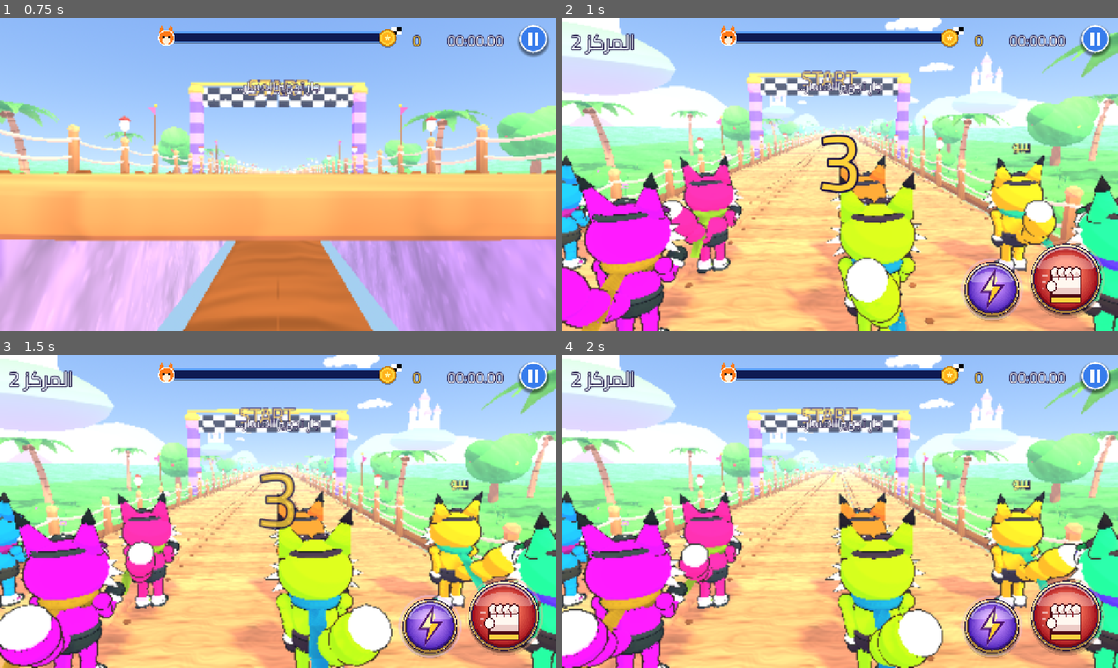
Above: before the commit, frames 1-4 (two rows, left to right).
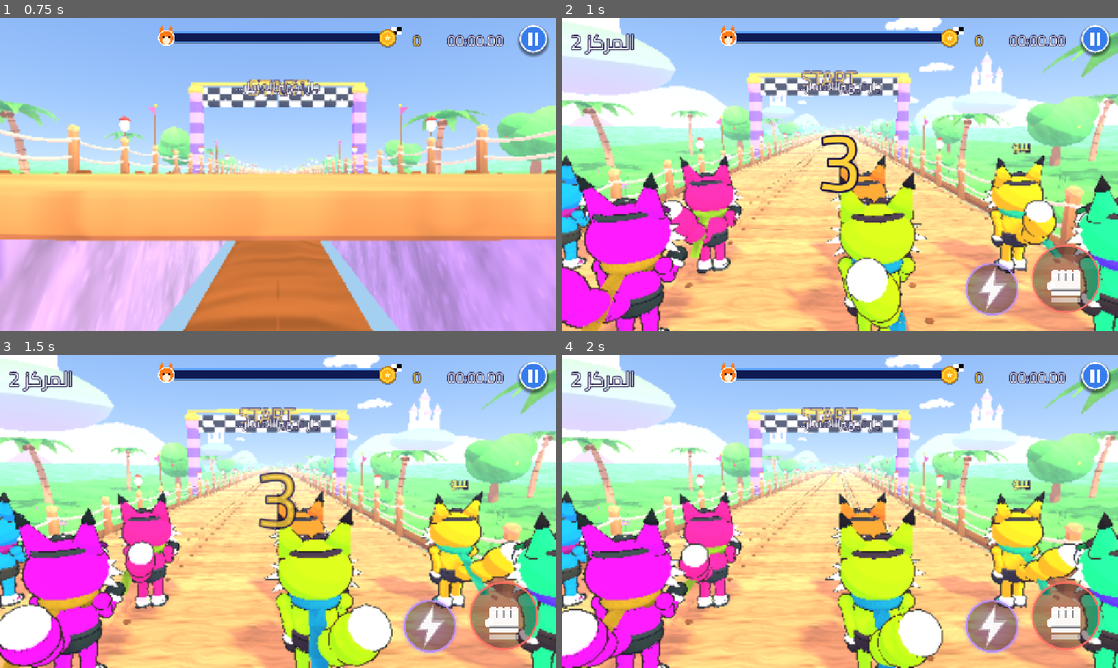
Above: after the commit, the same moments.

Repository: derbalali76-web/Crazy-Rush
Game: Godot game, scene res://scenes/Main.tscn
Same seed, same stepped clock (60 frames per second), same inputs: the game is played once before the commit and once after it.
Inputs (mouse positions are in pixels of both pictures, inside the frame that each line leads up to):
- Up to frame 1 (0.75 s): click "العب الآن" at 0.5 s
- Up to frame 2 (1 s): no input
- Up to frame 3 (1.5 s): tap Enter at 1.25 s; move the mouse to (400, 495) at 1.27 s; hold D from 1.28 s (still down); tap Ctrl at 1.35 s; click (400, 495) at 1.42 s
- Up to frame 4 (2 s): keep holding D; tap Space at 1.52, 1.82 s

Frame 1 is identical in both runs. In frame 2, 4.0% of the frame differs, in the area x 71-98%, y 70-97%; in frame 3, 4.1%; in frame 4, 4.0%.

Commit message:
HUD: glass-style translucent punch/special buttons (thin ring, progress ring, clean icons)
Co-Authored-By: Claude Sonnet 5.5 <noreply@anthropic.com>
Claude-Session: https://claude.ai/code/session_01Y2CKT8JwhCGjqsWwc8Z4Zh

Diff:
--- a/scripts/ui/TouchControls.gd
+++ b/scripts/ui/TouchControls.gd
@@ -172,21 +172,20 @@
 
 
 func _draw_button(name: String, d: Dictionary) -> void:
+	## نمط «زجاج شفاف»: خلفية داكنة نصف شفافة، حلقة رفيعة بلون التمييز، أيقونة بيضاء نظيفة، والانتظار حلقة تقدّم لا طبقة معتمة.
 	var c: Vector2 = d.c
 	var r: float = d.r
 	var down := int(_pressed.get(name, 0)) > 0
 	if down:
-		r *= 0.93
-	var top := Color("4aa3ff")
-	var bot := Color("1f4fd0")
-	var glow := Color("7ab8ff")
+		r *= 0.94
+	var accent := Color("5ab0ff")
 	match name:
 		"slide":
-			top = Color("5a6aa8"); bot = Color("2a3470")
+			accent = Color("8a9ad8")
 		"punch":
-			top = Color("ff7a5c"); bot = Color("a3101c"); glow = Color("ffb08a")
+			accent = Color("ff6b5e")
 		"special":
-			top = Color("c58bff"); bot = Color("4a1fb8"); glow = Color("e2c4ff")
+			accent = Color("b98cff")
 	var cd := 0.0
 	var usable := true
 	if name == "punch":
@@ -194,51 +193,38 @@
 	elif name == "special":
 		cd = special_cd
 		usable = special_enabled
-	var alpha := 1.0 if usable else 0.45
+	var alpha := 1.0 if usable else 0.5
 	var ready := usable and cd <= 0.0
 	var tm := float(Time.get_ticks_msec()) / 1000.0
-	# ظل سفلي ناعم
-	draw_circle(c + Vector2(0, 9), r + 5.0, Color(0, 0, 0, 0.16))
-	draw_circle(c + Vector2(0, 6), r + 3.0, Color(0, 0, 0, 0.30))
-	# هالة نبض عندما يكون الزر جاهزًا
-	if ready and not down:
-		var pulse := 0.5 + 0.5 * sin(tm * 3.2)
-		draw_arc(c, r + 7.0 + pulse * 3.0, 0.0, TAU, 48, Color(glow.r, glow.g, glow.b, 0.22 + 0.18 * pulse), 4.0, true)
-	# حلقة معدنية خارجية: ذهبي/فضي متدرج
-	draw_circle(c, r + 3.0, Color("2a1a3a", alpha))
-	draw_circle(c, r + 1.0, Color("f4e7c0", alpha))
-	draw_circle(c + Vector2(0, 2), r - 1.0, Color("a8803a", alpha))
-	draw_circle(c, r - 3.5, Color("2b1650", alpha))
-	# جسم الزر: تدرج لوني شعاعي بتراكب دوائر
-	var steps := 12
-	for i in range(steps):
-		var k := float(i) / float(steps - 1)
-		var col := bot.lerp(top, pow(k, 0.8))
-		var rr := (r - 6.0) * (1.0 - 0.62 * k)
-		draw_circle(c + Vector2(0, -r * 0.22 * k), rr, Color(col.r, col.g, col.b, alpha))
-	# لمعة زجاجية علوية
+	# جسم زجاجي: داكن شفاف مع تدرج لوني خفيف نحو الأسفل
+	draw_circle(c, r, Color(0.03, 0.05, 0.10, 0.42 * alpha + (0.10 if down else 0.0)))
+	for i in range(8):
+		var k := float(i) / 7.0
+		draw_circle(c + Vector2(0, r * 0.10 * (1.0 - k)), r * (0.96 - 0.55 * k), Color(accent.r, accent.g, accent.b, 0.040 * alpha))
+	# انعكاس علوي خافت
 	var hl := PackedVector2Array()
 	for i in range(0, 25):
 		var ang := PI + PI * float(i) / 24.0
-		hl.append(c + Vector2(cos(ang) * (r - 14.0), sin(ang) * (r - 14.0) * 0.50 - r * 0.28))
-	draw_colored_polygon(hl, Color(1, 1, 1, 0.30 * alpha))
-	draw_arc(c, r - 8.0, PI * 1.12, PI * 1.88, 24, Color(1, 1, 1, 0.55 * alpha), 3.0, true)
-	# ظل داخلي سفلي
-	draw_arc(c, r - 8.0, PI * 0.15, PI * 0.85, 24, Color(0, 0, 0, 0.25 * alpha), 4.0, true)
-	_draw_icon(name, c, r, alpha)
+		hl.append(c + Vector2(cos(ang) * (r - 6.0), sin(ang) * (r - 6.0) * 0.46 - r * 0.30))
+	draw_colored_polygon(hl, Color(1, 1, 1, 0.07 * alpha))
+	# الحلقة الخارجية: رفيعة وواضحة
+	draw_arc(c, r - 1.5, 0.0, TAU, 64, Color(1, 1, 1, 0.38 * alpha), 2.0, true)
+	if ready:
+		var pulse := 0.5 + 0.5 * sin(tm * 3.0)
+		draw_arc(c, r - 1.5, 0.0, TAU, 64, Color(accent.r, accent.g, accent.b, (0.75 + 0.2 * pulse) * alpha), 3.0, true)
+		draw_arc(c, r + 3.0, 0.0, TAU, 64, Color(accent.r, accent.g, accent.b, 0.10 + 0.10 * pulse), 5.0, true)
+	elif cd > 0.0:
+		# حلقة تقدّم الشحن: ما انقضى من الانتظار
+		var done := 1.0 - cd
+		draw_arc(c, r - 1.5, -PI * 0.5, -PI * 0.5 + TAU * done, 64, Color(accent.r, accent.g, accent.b, 0.9), 3.5, true)
+	_draw_icon(name, c, r, alpha * (0.45 if cd > 0.0 else 1.0))
 	if cd > 0.0:
-		var pts := PackedVector2Array([c])
-		var st := int(48.0 * cd) + 2
-		for i in range(st + 1):
-			var ang2 := -PI * 0.5 + TAU * (cd * float(i) / float(st))
-			pts.append(c + Vector2(cos(ang2), sin(ang2)) * (r - 5.0))
-		draw_colored_polygon(pts, Color(0.05, 0.02, 0.15, 0.62))
 		var f := ThemeDB.fallback_font
 		var secs := cd * (punch_total if name == "punch" else special_total)
 		var txt := "%.1f" % secs
-		var fs := int(r * 0.52)
+		var fs := int(r * 0.46)
 		var tw := f.get_string_size(txt, HORIZONTAL_ALIGNMENT_LEFT, -1, fs).x
-		draw_string_outline(f, c + Vector2(-tw * 0.5, fs * 0.34), txt, HORIZONTAL_ALIGNMENT_LEFT, -1, fs, 6, Color(0, 0, 0, 0.8))
+		draw_string_outline(f, c + Vector2(-tw * 0.5, fs * 0.34), txt, HORIZONTAL_ALIGNMENT_LEFT, -1, fs, 5, Color(0, 0, 0, 0.55))
 		draw_string(f, c + Vector2(-tw * 0.5, fs * 0.34), txt, HORIZONTAL_ALIGNMENT_LEFT, -1, fs, Color(1, 1, 1, 0.95))
 
 
@@ -263,44 +249,24 @@
 			draw_line(c + Vector2(-8, -6) * s, c + Vector2(16, -14) * s, w, 8 * s, true)
 			draw_line(c + Vector2(-34, 30) * s, c + Vector2(34, 30) * s, Color(1, 1, 1, 0.55 * a), 5 * s, true)
 		"punch":
-			var s2 := u * 1.25
-			var ol := Color(0.30, 0.04, 0.08, a)
-			var skin := Color(1, 0.97, 0.94, a)
-			var shade := Color(0.93, 0.80, 0.78, a)
-			# كفّ القفاز: ظل ثم لون ثم خط خارجي
-			draw_rect(Rect2(c + Vector2(-29, -11) * s2, Vector2(58, 44) * s2), ol, true)
-			draw_rect(Rect2(c + Vector2(-26, -8) * s2, Vector2(52, 38) * s2), skin, true)
-			draw_rect(Rect2(c + Vector2(-26, 16) * s2, Vector2(52, 14) * s2), shade, true)
+			# قبضة أحادية اللون نظيفة: جسم + أربعة مفاصل + إبهام، بلا حدود كرتونية
+			var s2 := u * 1.4
+			var wf := Color(1, 1, 1, 0.94 * a)
+			var cut := Color(0.03, 0.05, 0.10, 0.55 * a)
+			draw_rect(Rect2(c + Vector2(-24, -8) * s2, Vector2(48, 36) * s2), wf, true)
 			for i in range(4):
-				var fx := -19.5 + 13.0 * float(i)
-				draw_circle(c + Vector2(fx, -12) * s2, 10.4 * s2, ol)
-				draw_circle(c + Vector2(fx, -12) * s2, 8.4 * s2, skin)
-				draw_circle(c + Vector2(fx + 1.5, -8) * s2, 4.2 * s2, shade)
-			draw_circle(c + Vector2(-27, 14) * s2, 11.0 * s2, ol)
-			draw_circle(c + Vector2(-27, 14) * s2, 9.0 * s2, skin)
+				draw_circle(c + Vector2(-18.0 + 12.0 * float(i), -9) * s2, 6.6 * s2, wf)
+			draw_circle(c + Vector2(-25, 12) * s2, 7.5 * s2, wf)
 			for i in range(1, 4):
-				draw_line(c + Vector2(-26 + 13.0 * float(i), -9) * s2, c + Vector2(-26 + 13.0 * float(i), 2) * s2, Color(0.55, 0.1, 0.15, a), 2.5)
-			# حزام المعصم
-			draw_rect(Rect2(c + Vector2(-30, 34) * s2, Vector2(60, 12) * s2), ol, true)
-			draw_rect(Rect2(c + Vector2(-27, 36) * s2, Vector2(54, 8) * s2), Color(1.0, 0.82, 0.25, a), true)
-			# خطوط سرعة
-			for k2 in range(3):
-				draw_line(c + Vector2(-44, -6 + 12.0 * float(k2)) * s2, c + Vector2(-34 - 4.0 * float(k2), -6 + 12.0 * float(k2)) * s2, Color(1, 1, 1, 0.55 * a), 3.0, true)
+				draw_line(c + Vector2(-24 + 12.0 * float(i), -9) * s2, c + Vector2(-24 + 12.0 * float(i), 3) * s2, cut, 2.0, true)
+			draw_line(c + Vector2(-24, 19) * s2, c + Vector2(24, 19) * s2, cut, 2.0, true)
+			draw_rect(Rect2(c + Vector2(-24, 32) * s2, Vector2(48, 7) * s2), Color(1, 1, 1, 0.55 * a), true)
 		"special":
-			var s3 := u * 1.2
+			var s3 := u * 1.3
 			var bolt := PackedVector2Array([
 				c + Vector2(6, -44) * s3, c + Vector2(-26, 6) * s3, c + Vector2(-4, 6) * s3,
 				c + Vector2(-12, 44) * s3, c + Vector2(28, -10) * s3, c + Vector2(4, -10) * s3])
-			# توهج خارجي
-			for g in range(3):
-				var gp := PackedVector2Array()
-				for v in bolt:
-					gp.append(c + (v - c) * (1.28 - 0.08 * float(g)))
-				draw_colored_polygon(gp, Color(1, 0.9, 0.4, (0.10 + 0.05 * float(g)) * a))
 			var cb := bolt.duplicate()
 			cb.append(bolt[0])
-			draw_colored_polygon(bolt, Color("ffcf2e") if a > 0.9 else Color(1, 0.82, 0.25, a))
-			# نصف علوي أفتح لإعطاء حجم
-			var half := PackedVector2Array([c + Vector2(6, -44) * s3, c + Vector2(-26, 6) * s3, c + Vector2(-4, 6) * s3, c + Vector2(14, -22) * s3])
-			draw_colored_polygon(half, Color(1.0, 0.97, 0.7, a))
-			draw_polyline(cb, Color(0.30, 0.08, 0.45, a), 4.0, true)
+			draw_colored_polygon(bolt, Color(1, 1, 1, 0.94 * a))
+			draw_polyline(cb, Color(1, 1, 1, 0.35 * a), 6.0, true)
Binary file added: docs/art/after/buttons_glass.png
